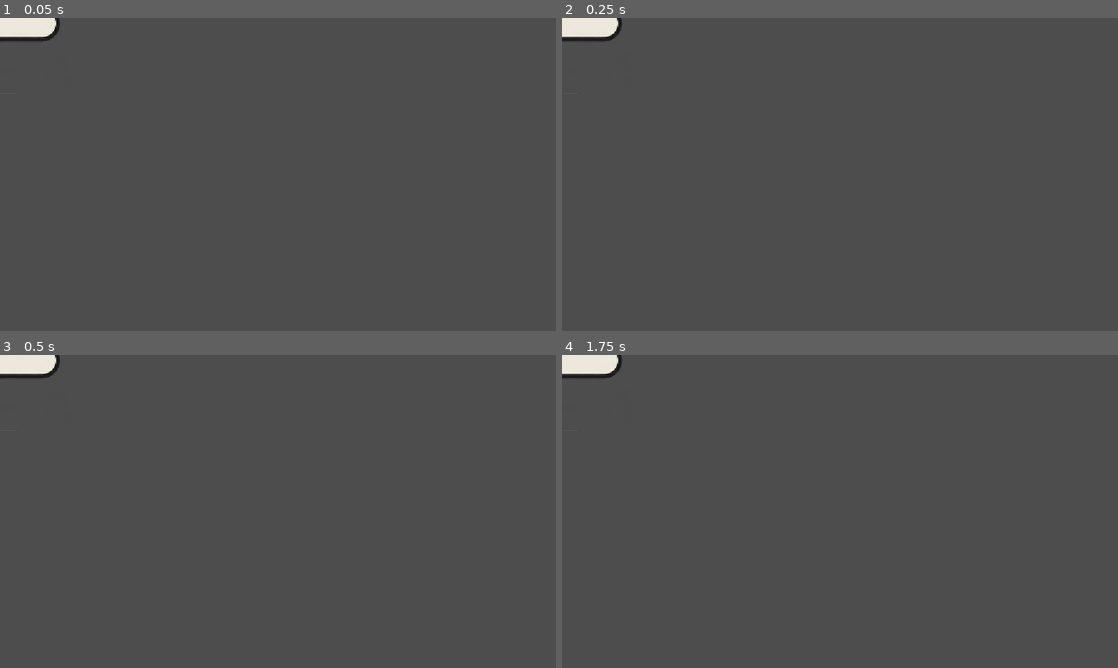
Above: before the commit, frames 1-4 (two rows, left to right).
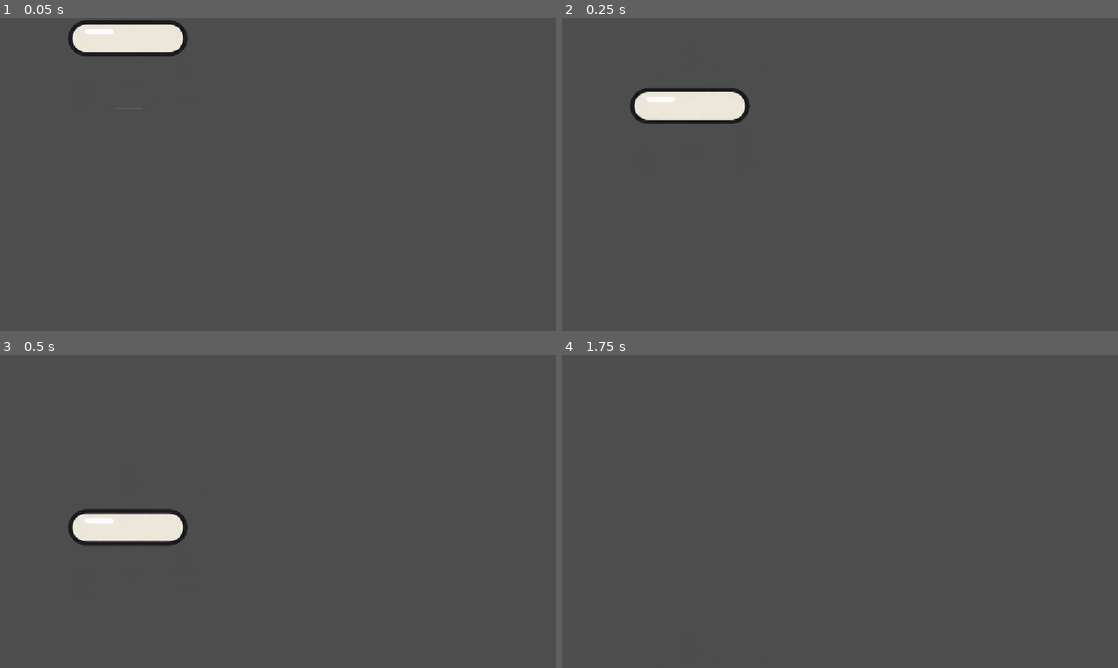
Above: after the commit, the same moments.

Repository: nh-cpu/RePlay
Game: Godot game, scene res://main.tscn
Two runs of this game, one before a commit and one after it. Both use one fixed random seed, a clock stepped at 60 frames per second and the inputs below. Before the commit the project has no main scene; this scene is started directly in both runs.
Inputs:
- Up to frame 1 (0.05 s): no input
- Up to frame 2 (0.25 s): no input
- Up to frame 3 (0.5 s): no input
- Up to frame 4 (1.75 s): hold Up (ui_up) 0.53-1.28 s; tap Enter at 1.25 s; hold Left (ui_left) from 1.28 s (still down)

The runs differ from the first frame. In frame 1, 3.0% of the frame differs, in the area x 0-34%, y 0-13%; in frame 2, 3.0%; in frame 3, 3.0%; in frame 4, 0.7%.

Commit message:
falling notes

Diff:
--- a/afterimage-2.0/main.gd
+++ b/afterimage-2.0/main.gd
@@ -1 +1,33 @@
 extends Node2D
+
+var note1 : bool = false
+var note2 : bool = false
+var note3 : bool = false
+var note4 : bool = false
+@onready var area_2d: Area2D = $Detector/Area2D
+
+
+
+func _input(event: InputEvent) -> void:
+		if event.is_action_pressed(("ui_left")):
+			note1 = true
+		else:
+			note1 = false
+		if event.is_action_pressed("ui_up"):
+			note2 = true
+		else:
+			note2 = false
+		if event.is_action_pressed("ui_up"):
+			note3 = true
+		else:
+			note3 = false
+		if event.is_action_pressed("ui_up"):
+			note4 = true
+		else:
+			note4 = false
+
+
+func _process(_delta:float ) -> void:
+		for x in area_2d. get_overlapping_areas():
+			if note1 == true and x.name == "LeftLeft":
+					print("leftleft action")
--- a/afterimage-2.0/main.tscn
+++ b/afterimage-2.0/main.tscn
@@ -1,7 +1,7 @@
 [gd_scene format=3 uid="uid://d0wr8powr6nj0"]
 
 [ext_resource type="Script" uid="uid://ca2duobgbf5je" path="res://main.gd" id="1_0xm2m"]
-[ext_resource type="PackedScene" uid="uid://7yhqy2lerrxm" path="res://parent_note.tscn" id="2_h2yge"]
+[ext_resource type="PackedScene" uid="uid://djal0e2w43otn" path="res://note_generator.tscn" id="2_0xm2m"]
 
 [sub_resource type="RectangleShape2D" id="RectangleShape2D_ke0wg"]
 size = Vector2(1205, 154.5)
@@ -17,4 +17,5 @@
 position = Vector2(580, 569)
 shape = SubResource("RectangleShape2D_ke0wg")
 
-[node name="ParentNote" parent="." unique_id=2144895551 instance=ExtResource("2_h2yge")]
+[node name="NoteGenerator" parent="." unique_id=1015408756 instance=ExtResource("2_0xm2m")]
+position = Vector2(264, -4)
--- /dev/null
+++ b/afterimage-2.0/note_generator.gd
@@ -0,0 +1,5 @@
+extends Node2D
+@export var scene_to_instance : PackedScene
+
+func _ready() -> void:
+	add_child(scene_to_instance.instantiate())
--- /dev/null
+++ b/afterimage-2.0/note_generator.tscn
@@ -0,0 +1,8 @@
+[gd_scene format=3 uid="uid://djal0e2w43otn"]
+
+[ext_resource type="Script" uid="uid://buul3p1f372fa" path="res://note_generator.gd" id="1_64mla"]
+[ext_resource type="PackedScene" uid="uid://7yhqy2lerrxm" path="res://parent_note.tscn" id="2_6ugrk"]
+
+[node name="NoteGenerator" type="Node2D" unique_id=1015408756]
+script = ExtResource("1_64mla")
+scene_to_instance = ExtResource("2_6ugrk")
--- /dev/null
+++ b/afterimage-2.0/parent_note.gd
@@ -0,0 +1,11 @@
+extends Node2D
+
+class_name Note
+
+@export var note_speed : float = 1
+@export var move_to_position : float = 700
+
+
+func _ready() -> void:
+	var tween: Tween = create_tween()
+	tween.tween_property(self, "position", Vector2(position.x, move_to_position), note_speed)
--- a/afterimage-2.0/parent_note.tscn
+++ b/afterimage-2.0/parent_note.tscn
@@ -1,6 +1,7 @@
 [gd_scene format=3 uid="uid://7yhqy2lerrxm"]
 
 [ext_resource type="Texture2D" uid="uid://b0rq5ek82erig" path="res://Minimal Rhythm Game Sprite Atlas.png" id="1_2bjly"]
+[ext_resource type="Script" uid="uid://bgq70f4gf5j" path="res://parent_note.gd" id="1_ko41d"]
 
 [sub_resource type="AtlasTexture" id="AtlasTexture_ciihl"]
 atlas = ExtResource("1_2bjly")
@@ -10,12 +11,13 @@
 size = Vector2(246, 74)
 
 [node name="ParentNote" type="Node2D" unique_id=2144895551]
+script = ExtResource("1_ko41d")
 
 [node name="Sprite2D" type="Sprite2D" parent="." unique_id=759975209]
 texture = SubResource("AtlasTexture_ciihl")
 
-[node name="Area2D" type="Area2D" parent="Sprite2D" unique_id=1244375127]
+[node name="LeftLeft" type="Area2D" parent="." unique_id=1053303142]
 
-[node name="CollisionShape2D" type="CollisionShape2D" parent="Sprite2D/Area2D" unique_id=1539783842]
+[node name="CollisionShape2D" type="CollisionShape2D" parent="LeftLeft" unique_id=255470709]
 position = Vector2(1, 11)
 shape = SubResource("RectangleShape2D_2bjly")
--- a/afterimage-2.0/project.godot
+++ b/afterimage-2.0/project.godot
@@ -11,6 +11,7 @@
 [application]
 
 config/name="AFTERIMAGE-2.0"
+run/main_scene="uid://d0wr8powr6nj0"
 config/features=PackedStringArray("4.7", "Mobile")
 config/icon="res://icon.svg"
 
Not shown, added: afterimage-2.0/note_generator.gd.uid
Not shown, added: afterimage-2.0/parent_note.gd.uid
